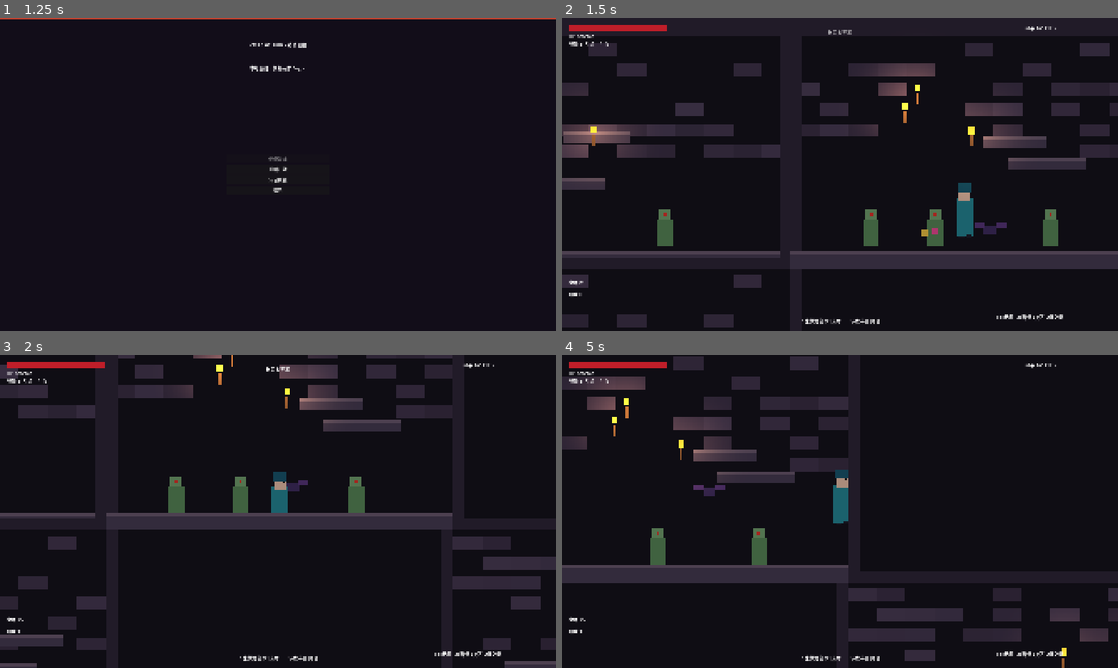
Above: before the commit, frames 1-4 (two rows, left to right).
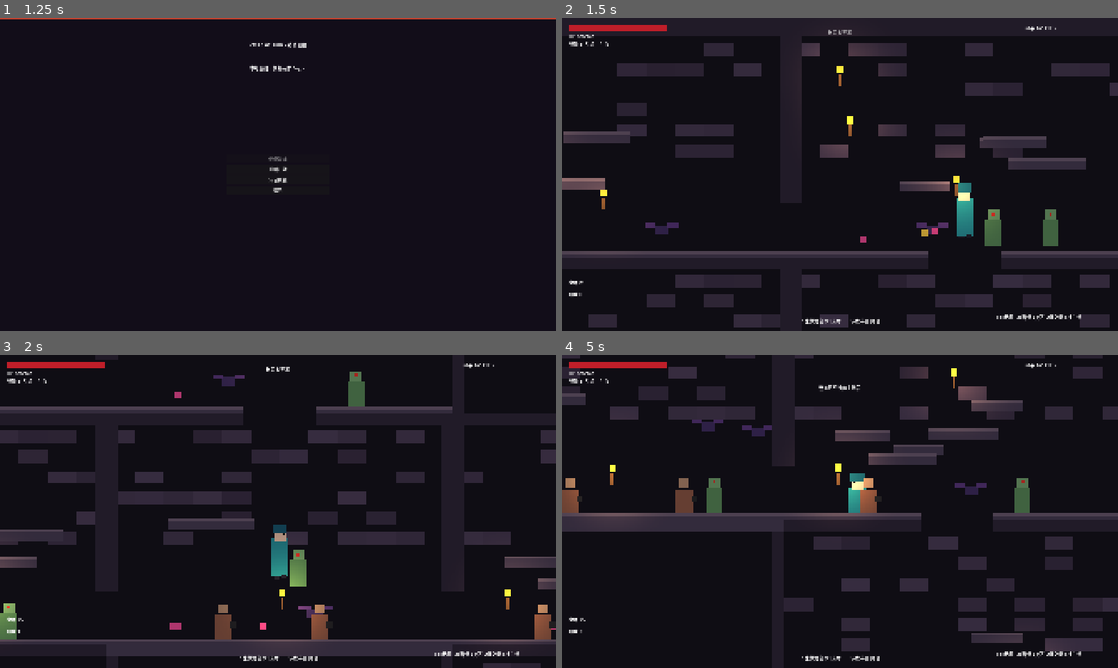
Above: after the commit, the same moments.

Repository: 129kkkl/dead-cells-clone
Game: Godot game, scene res://scenes/ui/main_menu.tscn
Two runs of this game, one before a commit and one after it. Both use one fixed random seed, a clock stepped at 60 frames per second and the inputs below.
Inputs:
- Up to frame 1 (1.25 s): click "开始游戏" at 0.5 s
- Up to frame 2 (1.5 s): click "每日挑战" at 1.25 s
- Up to frame 3 (2 s): no input
- Up to frame 4 (5 s): hold D (move_right) 2.03-3.53 s; tap R (swap_primary, bound only after the commit) at 2.1, 3.05, 3.8, 4.55 s; tap Space (jump) at 2.27, 3.02, 4.52 s; tap J (attack_primary) at 2.85 s; hold A (move_left) 3.53-4.28 s; tap K (attack_secondary) at 3.6 s; hold D (move_right) from 4.28 s (still down); tap E (interact) at 4.35 s

Frame 1 is identical in both runs. In frame 2, 18% of the frame differs, in the area x 0-100%, y 8-99%; in frame 3, 24%; in frame 4, 26%, in the area x 0-100%, y 0-100%.

Commit message:
fix: 关卡门洞连通与审查问题修复
- 4x4 通路改为相邻格移动，房间按 doors 开左右/上下门洞与攀爬台
- 击杀掉落细胞金币；银行细胞可消费
- Esc 可取消暂停；hitstop 用未缩放时间
- 死亡只触发一次；主武器 R 切换（含刺客匕首）；背刺需真正在背后
- 冒烟测试增加路径相邻与门洞校验

Co-Authored-By: MiMo <noreply@xiaomi.com>

Diff:
--- a/scenes/level/level.tscn
+++ b/scenes/level/level.tscn
@@ -150,7 +150,7 @@
 offset_top = 1020.0
 offset_right = 1880.0
 offset_bottom = 1070.0
-text = "Tab地图 Esc暂停 E交互 Q换副武"
+text = "Tab地图 Esc暂停 E交互 Q换副武 R换主武"
 
 [node name="Map" type="Control" parent="HUD/Root"]
 visible = false
--- a/scripts/autoload/game_state.gd
+++ b/scripts/autoload/game_state.gd
@@ -92,11 +92,21 @@
 	EventBus.cells_changed.emit(run_cells)
 	return true
 
+func spend_any_cells(n: int) -> bool:
+	## Prefer run cells, then bank.
+	if run_cells + bank_cells < n:
+		return false
+	var from_run := mini(run_cells, n)
+	run_cells -= from_run
+	var rest := n - from_run
+	bank_cells -= rest
+	EventBus.cells_changed.emit(run_cells)
+	return true
+
 func take_damage(amount: int) -> void:
 	hp = maxi(hp - amount, 0)
 	EventBus.player_health_changed.emit(hp, max_hp)
-	if hp <= 0:
-		EventBus.player_died.emit()
+	# death side-effect is owned by Player.die()
 
 func heal(amount: int) -> void:
 	hp = mini(hp + amount, max_hp)
@@ -115,6 +125,7 @@
 	_add_key_action("open_map", [KEY_TAB])
 	_add_key_action("pause", [KEY_ESCAPE])
 	_add_key_action("swap_weapon", [KEY_Q])
+	_add_key_action("swap_primary", [KEY_R])
 
 func _add_key_action(action: String, keys: Array) -> void:
 	if not InputMap.has_action(action):
--- a/scripts/enemies/grenadier.gd
+++ b/scripts/enemies/grenadier.gd
@@ -45,6 +45,13 @@
 	hurt_timer = maxf(hurt_timer - delta, 0.0)
 	velocity.y += 1200.0 * delta
 
+	if state == State.HURT:
+		velocity.x = move_toward(velocity.x, 0.0, 800 * delta)
+		if hurt_timer <= 0.0:
+			state = State.CHASE
+		move_and_slide()
+		return
+
 	if player == null or not is_instance_valid(player) or player.dead:
 		_patrol(delta)
 		move_and_slide()
--- a/scripts/level/level.gd
+++ b/scripts/level/level.gd
@@ -22,16 +22,23 @@
 @onready var death_ui: CanvasLayer = $DeathUI
 @onready var collector_ui: CanvasLayer = $CollectorUI
 
+const DOOR_W := 100.0
+const DOOR_H := 90.0
+
 var level_data: Dictionary
 var player: CharacterBody2D
 var trauma := 0.0
 var hitstop := 0.0
+var hitstop_left := 0.0
 var exit_door: Area2D
 
 func _ready() -> void:
 	EventBus.camera_trauma.connect(func(a: float): trauma = minf(trauma + a, 1.0))
-	EventBus.hitstop_requested.connect(func(d: float): hitstop = maxf(hitstop, d))
+	EventBus.hitstop_requested.connect(func(d: float): hitstop_left = maxf(hitstop_left, d))
+	# ysort on
+	ysort.y_sort_enabled = true
 	EventBus.player_died.connect(_on_player_died)
+	EventBus.enemy_killed.connect(_on_enemy_killed)
 
 	if not GameState.in_run:
 		GameState.start_new_run(GameState.settings.get("seed", 0))
@@ -46,28 +53,59 @@
 	EventBus.biome_title.emit("被囚者牢房")
 	SaveManager.save_game()
 
+func _room_active(room: Dictionary) -> bool:
+	return room.get("on_path", false) or room.get("type", 0) != 0
+
 func _build_geometry() -> void:
 	var gw: int = level_data["grid"]
 	var rw: int = level_data["room_w"]
 	var rh: int = level_data["room_h"]
-	# outer boundary + simple floors/platforms per room
-	for room in level_data["rooms"]:
-		if room["type"] == 0 and not room["on_path"]:
-			# empty filler — still solid walls so you don't fall into void if you wander
+	var doors_map := {}
+	for room in level_data["rooms"]:
+		doors_map[room["coord"]] = room.get("doors", {"left": false, "right": false, "up": false, "down": false})
+
+	for room in level_data["rooms"]:
+		if not _room_active(room):
 			continue
 		var origin: Vector2 = room["origin"]
-		_floor_block(origin + Vector2(0, rh - 24), Vector2(rw, 24))
-		_wall_block(origin + Vector2(-16, 0), Vector2(16, rh))
-		_wall_block(origin + Vector2(rw, 0), Vector2(16, rh))
+		var d: Dictionary = doors_map[room["coord"]]
+
+		# floor with optional down shaft
+		if d.get("down", false):
+			var side := (rw - DOOR_W) * 0.5
+			_floor_block(origin + Vector2(0, rh - 24), Vector2(side, 24))
+			_floor_block(origin + Vector2(side + DOOR_W, rh - 24), Vector2(side, 24))
+			# climb ledges near the shaft
+			_floor_block(origin + Vector2(side - 40, rh - 120), Vector2(70, 14))
+			_floor_block(origin + Vector2(side + DOOR_W - 30, rh - 180), Vector2(70, 14))
+		else:
+			_floor_block(origin + Vector2(0, rh - 24), Vector2(rw, 24))
+
+		# left / right walls with optional door gap
+		if d.get("left", false):
+			_wall_block(origin + Vector2(-16, 0), Vector2(16, rh - DOOR_H))
+		else:
+			_wall_block(origin + Vector2(-16, 0), Vector2(16, rh))
+		if d.get("right", false):
+			_wall_block(origin + Vector2(rw, 0), Vector2(16, rh - DOOR_H))
+		else:
+			_wall_block(origin + Vector2(rw, 0), Vector2(16, rh))
+
+		# ceiling with optional up shaft
+		if d.get("up", false):
+			var side := (rw - DOOR_W) * 0.5
+			_wall_block(origin + Vector2(0, -16), Vector2(side, 16))
+			_wall_block(origin + Vector2(side + DOOR_W, -16), Vector2(side, 16))
+		else:
+			_wall_block(origin + Vector2(0, -16), Vector2(rw, 16))
+
 		# interior platforms
 		var rng := RandomNumberGenerator.new()
-		rng.seed = GameState.run_seed + origin.x * 31 + origin.y * 17
+		rng.seed = GameState.run_seed + int(origin.x) * 31 + int(origin.y) * 17
 		for i in rng.randi_range(1, 3):
 			var px := origin.x + rng.randf_range(60, rw - 140)
 			var py := origin.y + rng.randf_range(rh * 0.35, rh * 0.7)
 			_floor_block(Vector2(px, py), Vector2(rng.randf_range(70, 120), 16))
-		# ceiling
-		_wall_block(origin + Vector2(0, -16), Vector2(rw, 16))
 
 	# full outer boundary of the map
 	var total_w := gw * rw
@@ -77,20 +115,33 @@
 	_wall_block(Vector2(-40, 0), Vector2(40, total_h))
 	_wall_block(Vector2(total_w, 0), Vector2(40, total_h))
 
-	# decorative stone tiles
-	for room in level_data["rooms"]:
-		if room["type"] == 0 and not room["on_path"]:
+	# decorative stone tiles (seeded)
+	for room in level_data["rooms"]:
+		if not _room_active(room):
 			continue
 		var origin: Vector2 = room["origin"]
+		var rng2 := RandomNumberGenerator.new()
+		rng2.seed = GameState.run_seed + int(origin.x) * 13 + int(origin.y) * 7 + 99
 		for tx in range(12):
 			for ty in range(6):
-				if randf() < 0.35:
+				if rng2.randf() < 0.3:
 					var brick := ColorRect.new()
 					brick.size = Vector2(40, 18)
 					brick.position = origin + Vector2(tx * 40, ty * 28 + 8)
-					brick.color = Color(0.22, 0.18, 0.24).lerp(Color(0.3, 0.25, 0.32), randf())
+					brick.color = Color(0.22, 0.18, 0.24).lerp(Color(0.3, 0.25, 0.32), rng2.randf())
 					brick.z_index = -5
 					world.add_child(brick)
+
+func _on_enemy_killed(_id: String, pos: Vector2) -> void:
+	var p = PickupScript.new()
+	p.setup("cell", 1)
+	p.position = pos + Vector2(randf_range(-8, 8), -10)
+	ysort.add_child(p)
+	if randf() < 0.55:
+		var g = PickupScript.new()
+		g.setup("gold", randi_range(3, 12))
+		g.position = pos + Vector2(randf_range(-12, 12), -16)
+		ysort.add_child(g)
 
 func _floor_block(pos: Vector2, size: Vector2) -> void:
 	var body := StaticBody2D.new()
@@ -241,7 +292,11 @@
 	for e in ysort.get_children():
 		if e.is_in_group("enemies") and e.has_method("take_hit"):
 			if box.has_point(e.global_position + Vector2(0, -12)) or box.grow(10).has_point(e.global_position):
-				e.take_hit(info["damage"], facing, info.get("knockback", 160.0), false)
+				var dmg: int = info["damage"]
+				if info.get("crit_from_behind", false) and e.get("face") == facing:
+					dmg = int(dmg * 1.5)
+					EventBus.toast.emit("背刺暴击！")
+				e.take_hit(dmg, facing, info.get("knockback", 160.0), false)
 				_blood(e.global_position)
 				break
 
@@ -278,12 +333,14 @@
 		tw.tween_callback(p.queue_free)
 
 func _process(delta: float) -> void:
-	# hitstop
-	if hitstop > 0.0:
-		hitstop -= delta
+	# hitstop uses unscaled seconds
+	var unscaled := delta / maxf(Engine.time_scale, 0.0001)
+	if hitstop_left > 0.0:
+		hitstop_left -= unscaled
 		Engine.time_scale = 0.05
 	else:
-		Engine.time_scale = move_toward(Engine.time_scale, 1.0, 0.2)
+		hitstop_left = 0.0
+		Engine.time_scale = move_toward(Engine.time_scale, 1.0, 0.3)
 
 	trauma = maxf(trauma - delta * 1.8, 0.0)
 	if player and is_instance_valid(player):
@@ -293,13 +350,17 @@
 		player.process_skill_cooldowns(delta)
 
 func _on_player_died() -> void:
-	Engine.time_scale = 1.0
+	if Engine.time_scale < 1.0:
+		Engine.time_scale = 1.0
+	hitstop_left = 0.0
 	death_ui.visible = true
 	get_tree().paused = false
 	if death_ui.has_method("show_death"):
 		death_ui.show_death()
 
 func _on_exit_used() -> void:
+	if player and is_instance_valid(player) and player.dead:
+		return
 	EventBus.level_exited.emit()
 	Engine.time_scale = 1.0
 	collector_ui.visible = true
@@ -316,5 +377,8 @@
 			return
 		pause_ui.visible = not pause_ui.visible
 		get_tree().paused = pause_ui.visible
+		if pause_ui.visible:
+			Engine.time_scale = 1.0
+			hitstop_left = 0.0
 	if event.is_action_pressed("open_map") and hud.has_method("toggle_map"):
 		hud.toggle_map(level_data)
--- a/scripts/level/level_generator.gd
+++ b/scripts/level/level_generator.gd
@@ -1,6 +1,6 @@
 class_name LevelGenerator
-## 4x4 room grid: critical path from row 0 to row 3, then fill side rooms.
-## Room types: 0 side, 1 left-right, 2 left-right-down, 3 left-right-up
+## 4x4 room grid. Path only moves to adjacent cells (N/S/E/W).
+## Each room stores explicit door openings used by the builder.
 
 const GRID := 4
 const ROOM_W := 480
@@ -9,66 +9,95 @@
 static func generate(seed_value: int) -> Dictionary:
 	var rng := RandomNumberGenerator.new()
 	rng.seed = seed_value
-	var types := []
-	types.resize(GRID)
-	for y in GRID:
-		types[y] = []
-		types[y].resize(GRID)
-		for x in GRID:
-			types[y][x] = 0
 
 	var path: Array = []
 	var start_x := rng.randi_range(0, GRID - 1)
-	path.append(Vector2i(start_x, 0))
-	types[0][start_x] = 1
+	var cur := Vector2i(start_x, 0)
+	path.append(cur)
 
-	# walk down to last row
-	while path[path.size() - 1].y < GRID - 1:
-		var cur: Vector2i = path[path.size() - 1]
-		var next_x := cur.x
-		if rng.randf() < 0.55:
-			var step := 1 if rng.randf() < 0.5 else -1
-			var nx := clampi(cur.x + step, 0, GRID - 1)
-			next_x = nx
-		var next := Vector2i(next_x, cur.y + 1)
+	while cur.y < GRID - 1:
+		var options: Array = []
+		options.append(Vector2i(cur.x, cur.y + 1))
+		if cur.x > 0:
+			options.append(Vector2i(cur.x - 1, cur.y))
+		if cur.x < GRID - 1:
+			options.append(Vector2i(cur.x + 1, cur.y))
+		# prefer going down, occasionally drift sideways
+		var next: Vector2i
+		if rng.randf() < 0.7:
+			next = Vector2i(cur.x, cur.y + 1)
+		else:
+			var side: Array = []
+			if cur.x > 0:
+				side.append(Vector2i(cur.x - 1, cur.y))
+			if cur.x < GRID - 1:
+				side.append(Vector2i(cur.x + 1, cur.y))
+			if side.is_empty():
+				next = Vector2i(cur.x, cur.y + 1)
+			else:
+				next = side[rng.randi_range(0, side.size() - 1)]
+		if next in path:
+			next = Vector2i(cur.x, cur.y + 1)
 		path.append(next)
+		cur = next
 
-	# set path room types by connections
-	for i in path.size():
-		var p: Vector2i = path[i]
-		var has_down: bool = i < path.size() - 1 and path[i + 1].y == p.y + 1
-		var has_up: bool = i > 0 and path[i - 1].y == p.y - 1
-		if has_down and has_up:
-			types[p.y][p.x] = 1
-		elif has_down:
-			types[p.y][p.x] = 2
-		else:
-			types[p.y][p.x] = 3
-
-	# fill some non-path rooms
+	var doors := {}
 	for y in GRID:
 		for x in GRID:
-			if types[y][x] == 0 and rng.randf() < 0.45:
-				types[y][x] = 1
+			doors[Vector2i(x, y)] = {"left": false, "right": false, "up": false, "down": false}
+
+	for i in range(path.size() - 1):
+		var a: Vector2i = path[i]
+		var b: Vector2i = path[i + 1]
+		if b.y == a.y + 1 and b.x == a.x:
+			doors[a]["down"] = true
+			doors[b]["up"] = true
+		elif b.y == a.y - 1 and b.x == a.x:
+			doors[a]["up"] = true
+			doors[b]["down"] = true
+		elif b.x == a.x + 1 and b.y == a.y:
+			doors[a]["right"] = true
+			doors[b]["left"] = true
+		elif b.x == a.x - 1 and b.y == a.y:
+			doors[a]["left"] = true
+			doors[b]["right"] = true
+
+	# side rooms adjacent to path: optional left-right openings if both open
+	var on_path := {}
+	for p in path:
+		on_path[p] = true
 
 	var rooms := []
 	for y in GRID:
 		for x in GRID:
-			var t: int = types[y][x]
-			var is_path := false
-			for p in path:
-				if p.x == x and p.y == y:
-					is_path = true
-					break
+			var coord := Vector2i(x, y)
+			var is_path: bool = on_path.has(coord)
+			var d: Dictionary = doors[coord]
+			var t := 0
+			if is_path:
+				if d["down"] and d["up"]:
+					t = 1
+				elif d["down"]:
+					t = 2
+				elif d["up"]:
+					t = 3
+				else:
+					t = 1
+			elif rng.randf() < 0.35:
+				t = 1
+				# connect horizontally only if neighbor is also non-path filler
+				if x > 0 and rng.randf() < 0.5:
+					d["left"] = true
+				if x < GRID - 1 and rng.randf() < 0.5:
+					d["right"] = true
+
 			var enemy_count := 0
 			if is_path:
 				enemy_count = 2 + rng.randi_range(0, 2)
 				if y >= 2:
 					enemy_count += 1
 			elif t != 0:
-				enemy_count = 1 + rng.randi_range(0, 2)
-			else:
-				enemy_count = 0
+				enemy_count = 1 + rng.randi_range(0, 1)
 			var enemies := []
 			for i in enemy_count:
 				enemies.append(_pick_enemy(rng, y))
@@ -76,27 +105,45 @@
 			for i in rng.randi_range(1, 3):
 				torches.append(Vector2(rng.randf_range(60, ROOM_W - 60), rng.randf_range(40, ROOM_H - 80)))
 			rooms.append({
-				"coord": Vector2i(x, y),
+				"coord": coord,
 				"type": t,
 				"on_path": is_path,
 				"enemies": enemies,
 				"torches": torches,
 				"origin": Vector2(x * ROOM_W, y * ROOM_H),
 				"cells": rng.randi_range(1, 3) if is_path else (1 if t != 0 else 0),
+				"doors": d,
 			})
 
-	var start_coord: Vector2i = path[0]
-	var exit_coord: Vector2i = path[path.size() - 1]
+	# mirror door flags so both sides agree
+	for room in rooms:
+		var c: Vector2i = room["coord"]
+		var d: Dictionary = room["doors"]
+		if d["right"] and c.x + 1 < GRID:
+			_doors_at(rooms, Vector2i(c.x + 1, c.y))["left"] = true
+		if d["left"] and c.x - 1 >= 0:
+			_doors_at(rooms, Vector2i(c.x - 1, c.y))["right"] = true
+		if d["down"] and c.y + 1 < GRID:
+			_doors_at(rooms, Vector2i(c.x, c.y + 1))["up"] = true
+		if d["up"] and c.y - 1 >= 0:
+			_doors_at(rooms, Vector2i(c.x, c.y - 1))["down"] = true
+
 	return {
 		"seed": seed_value,
 		"rooms": rooms,
 		"path": path,
-		"start_coord": start_coord,
-		"exit_coord": exit_coord,
+		"start_coord": path[0],
+		"exit_coord": path[path.size() - 1],
 		"room_w": ROOM_W,
 		"room_h": ROOM_H,
 		"grid": GRID,
 	}
+
+static func _doors_at(rooms: Array, coord: Vector2i) -> Dictionary:
+	for room in rooms:
+		if room["coord"] == coord:
+			return room["doors"]
+	return {}
 
 static func _pick_enemy(rng: RandomNumberGenerator, row: int) -> String:
 	var pool := ["zombie", "zombie", "bat"]
@@ -106,6 +153,3 @@
 		pool.append("bomber_bat")
 		pool.append("bat")
 	return pool[rng.randi_range(0, pool.size() - 1)]
-
-static func room_world_rect(room: Dictionary, room_w: int, room_h: int) -> Rect2:
-	return Rect2(room["origin"], Vector2(room_w, room_h))
--- a/scripts/player/player.gd
+++ b/scripts/player/player.gd
@@ -129,11 +129,32 @@
 
 	if Input.is_action_just_pressed("swap_weapon"):
 		_swap_secondary()
+	if Input.is_action_just_pressed("swap_primary"):
+		_swap_primary()
 
 	move_and_slide()
 	_animate()
 	shield_visual.visible = parry_timer > 0.0
 	scale.x = facing
+
+func _swap_primary() -> void:
+	var options: Array[String] = ["rusty_sword"]
+	if GameState.unlocked_blueprints.get("double_dagger", false):
+		options.append("double_dagger")
+	if GameState.unlocked_blueprints.get("assassin_dagger", false):
+		options.append("assassin_dagger")
+	if options.size() < 2:
+		EventBus.toast.emit("没有可切换的主武器")
+		return
+	var cur: String = GameState.weapons[0]
+	var idx := options.find(cur)
+	if idx < 0:
+		idx = 0
+	var nxt: String = options[(idx + 1) % options.size()]
+	GameState.weapons[0] = nxt
+	combo_index = 0
+	EventBus.weapon_changed.emit(0, nxt)
+	EventBus.toast.emit("主武器：%s" % WeaponDB.weapon(nxt).get("name", nxt))
 
 func _swap_secondary() -> void:
 	var options: Array[String] = ["wooden_shield"]
@@ -141,8 +162,6 @@
 		options.append("beginner_bow")
 	if GameState.unlocked_blueprints.get("ice_bow", false):
 		options.append("ice_bow")
-	if GameState.unlocked_blueprints.get("double_dagger", false):
-		options.append("double_dagger")
 	if options.size() < 2:
 		EventBus.toast.emit("没有可切换的副武器")
 		return
@@ -217,9 +236,6 @@
 	combo_index += 1
 	combo_window = 0.55
 	attack_timer = float(data.get("cooldown", 0.3))
-	# crit from behind for assassin dagger
-	if data.get("crit_from_behind", false):
-		dmg = int(dmg * 1.5)
 	var info := {
 		"damage": dmg,
 		"position": attack_origin.global_position,
@@ -227,6 +243,7 @@
 		"range": data.get("range", Vector2(48, 28)),
 		"knockback": 180.0,
 		"type": "melee",
+		"crit_from_behind": data.get("crit_from_behind", false),
 	}
 	attacked.emit(info)
 	EventBus.hitstop_requested.emit(HITSTOP)
--- a/scripts/ui/collector_ui.gd
+++ b/scripts/ui/collector_ui.gd
@@ -56,25 +56,24 @@
 	list.add_child(cap_row)
 
 func _unlock(id: String, cost: int, btn: Button) -> void:
-	if GameState.spend_cells(cost):
+	if GameState.spend_any_cells(cost):
 		GameState.unlocked_blueprints[id] = true
 		btn.text = "已解锁"
 		btn.disabled = true
-		cells_label.text = "本轮细胞：%d" % GameState.run_cells
+		_refresh()
 		EventBus.toast.emit("解锁 %s" % WeaponDB.WEAPONS[id]["name"])
 		SaveManager.save_game()
 	else:
-		EventBus.toast.emit("细胞不足")
+		EventBus.toast.emit("细胞不足（本轮+银行）")
 
 func _buy_cap(cost: int, btn: Button) -> void:
-	if GameState.spend_cells(cost):
+	if GameState.spend_any_cells(cost):
 		GameState.permanent_gold_cap_level += 1
 		btn.disabled = true
-		cells_label.text = "本轮细胞：%d" % GameState.run_cells
+		_refresh()
 		SaveManager.save_game()
-		_refresh()
 	else:
-		EventBus.toast.emit("细胞不足")
+		EventBus.toast.emit("细胞不足（本轮+银行）")
 
 func _deposit() -> void:
 	SaveManager.deposit_run_cells_to_bank()
--- a/scripts/ui/death_screen.gd
+++ b/scripts/ui/death_screen.gd
@@ -9,6 +9,7 @@
 		if GameState.baby_mode:
 			GameState.hp = GameState.max_hp
 			GameState.in_run = true
+			GameState.killed_this_level = 0
 			get_tree().reload_current_scene()
 		else:
 			GameState.reset_run_state_after_death()
--- a/scripts/ui/pause_menu.gd
+++ b/scripts/ui/pause_menu.gd
@@ -3,10 +3,7 @@
 func _ready() -> void:
 	visible = false
 	process_mode = Node.PROCESS_MODE_ALWAYS
-	$Root/Resume.pressed.connect(func():
-		visible = false
-		get_tree().paused = false
-		)
+	$Root/Resume.pressed.connect(_resume)
 	$Root/SaveQuit.pressed.connect(func():
 		SaveManager.save_game()
 		get_tree().paused = false
@@ -17,3 +14,15 @@
 		SaveManager.save_game()
 		get_tree().quit()
 		)
+
+func _resume() -> void:
+	visible = false
+	get_tree().paused = false
+	Engine.time_scale = 1.0
+
+func _unhandled_input(event: InputEvent) -> void:
+	if not visible:
+		return
+	if event.is_action_pressed("pause"):
+		_resume()
+		get_viewport().set_input_as_handled()
--- a/tools/smoke_test.gd
+++ b/tools/smoke_test.gd
@@ -1,5 +1,5 @@
 extends SceneTree
-## Headless smoke test: load menu, start run, simulate a few frames.
+## Headless smoke test: menu, level gen, doors, enemies, save/load.
 
 func _gs():
 	return root.get_node("GameState")
@@ -17,37 +17,86 @@
 		printerr("SMOKE_FAIL autoload missing")
 		quit(1)
 		return
-	var menu = load("res://scenes/ui/main_menu.tscn")
-	if menu == null:
-		printerr("SMOKE_FAIL menu")
+
+	# generator connectivity
+	var lg = load("res://scripts/level/level_generator.gd")
+	var data = lg.generate(12345)
+	var path = data["path"]
+	print("PATH_LEN=", path.size(), " START=", data["start_coord"], " EXIT=", data["exit_coord"])
+	if path.size() < 2:
+		printerr("SMOKE_FAIL path too short")
 		quit(1)
 		return
+	# all consecutive path cells must be adjacent
+	var adjacent_ok := true
+	for i in range(path.size() - 1):
+		var a: Vector2i = path[i]
+		var b: Vector2i = path[i + 1]
+		var manhattan = abs(a.x - b.x) + abs(a.y - b.y)
+		if manhattan != 1:
+			adjacent_ok = false
+			printerr("SMOKE_FAIL non-adjacent ", a, "->", b)
+	print("ADJACENT_OK=", adjacent_ok)
+	if not adjacent_ok:
+		quit(1)
+		return
+
+	# doors on path edges
+	var doors_ok := true
+	for i in range(path.size() - 1):
+		var a: Vector2i = path[i]
+		var b: Vector2i = path[i + 1]
+		var da = null
+		var db = null
+		for room in data["rooms"]:
+			if room["coord"] == a:
+				da = room["doors"]
+			if room["coord"] == b:
+				db = room["doors"]
+		if b.x == a.x and b.y == a.y + 1:
+			if not da["down"] or not db["up"]:
+				doors_ok = false
+				printerr("SMOKE_FAIL missing vertical door ", a, b)
+		if b.x == a.x + 1 and b.y == a.y:
+			if not da["right"] or not db["left"]:
+				doors_ok = false
+				printerr("SMOKE_FAIL missing horizontal door ", a, b)
+		if b.x == a.x - 1 and b.y == a.y:
+			if not da["left"] or not db["right"]:
+				doors_ok = false
+				printerr("SMOKE_FAIL missing horizontal door ", a, b)
+	print("DOORS_OK=", doors_ok)
+	if not doors_ok:
+		quit(1)
+		return
+
+	gs.start_new_run(12345)
+	var menu = load("res://scenes/ui/main_menu.tscn")
 	var menu_inst = menu.instantiate()
 	root.add_child(menu_inst)
 	await process_frame
-	await process_frame
 	print("SMOKE_MENU_OK")
-
-	gs.start_new_run(12345)
-	var level = load("res://scenes/level/level.tscn")
-	if level == null:
-		printerr("SMOKE_FAIL level")
-		quit(1)
-		return
 	menu_inst.queue_free()
 	await process_frame
+
+	var level = load("res://scenes/level/level.tscn")
 	var level_inst = level.instantiate()
 	root.add_child(level_inst)
 	for i in 30:
 		await physics_frame
 		await process_frame
-	print("SMOKE_LEVEL_OK frames=30")
-	print("PLAYER_HP=", gs.hp, " SEED=", gs.run_seed)
+	print("SMOKE_LEVEL_OK")
 	print("ENEMIES=", root.get_tree().get_nodes_in_group("enemies").size())
 	print("PLAYER=", root.get_tree().get_first_node_in_group("player") != null)
+	print("STATIC_BODIES=", root.get_tree().get_nodes_in_group("").size())
+	# count static bodies under world
+	var static_count := 0
+	for n in level_inst.get_node("World").get_children():
+		if n is StaticBody2D:
+			static_count += 1
+	print("WORLD_STATIC=", static_count)
 	sm.save_game(1)
 	print("SMOKE_SAVE_OK")
-	var ok = sm.load_game(1)
-	print("SMOKE_LOAD=", ok)
+	print("SMOKE_LOAD=", sm.load_game(1))
 	print("SMOKE_PASS")
 	quit(0)
Binary file changed: docs/screenshots/02_gameplay.png
Not shown, changed: 操作说明.md
